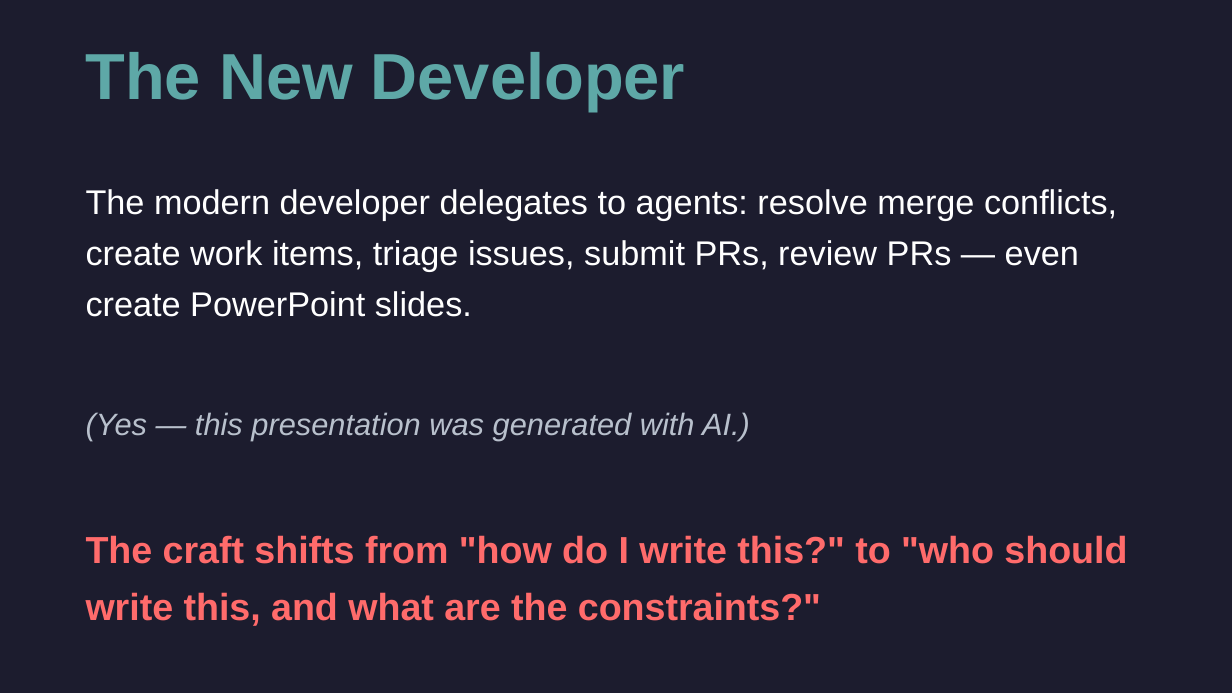
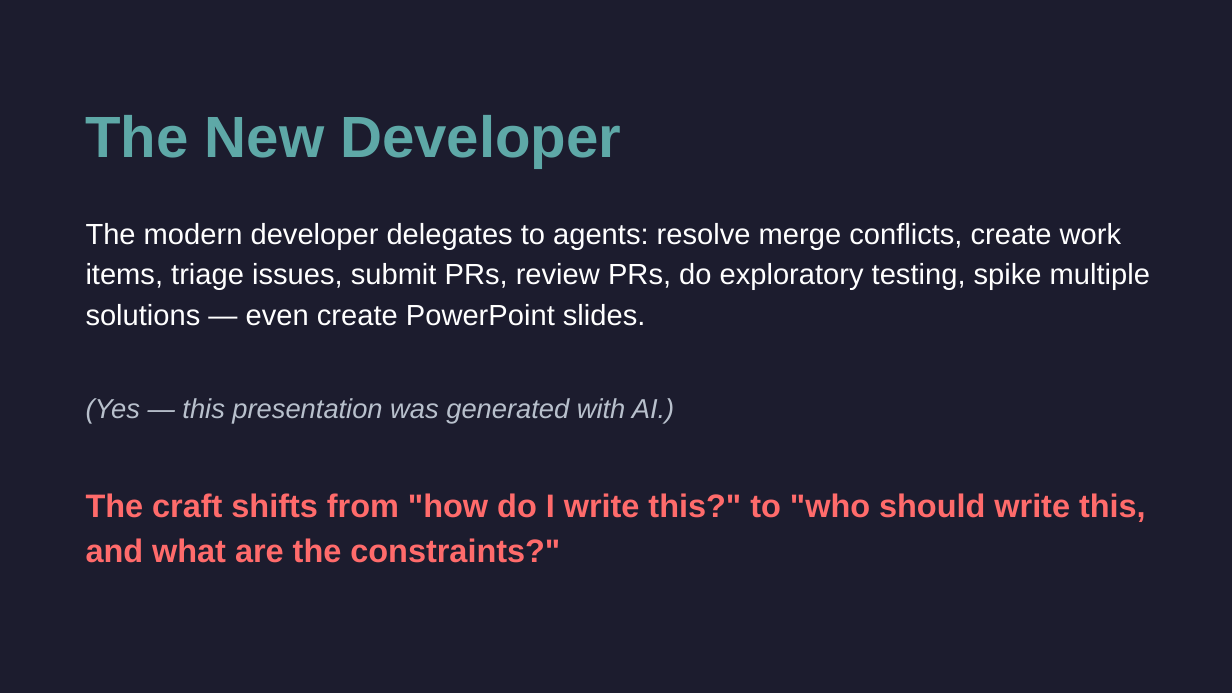
Before and after one commit to cirvine-MSFT/editless, a slide deck: slide 6 of docs/presentations/marks-journey-short.pptx. Drawn at 1232x693 pixels with LibreOffice and Linux fonts; fonts in the diff are those of the drawing. Boxes give left, top, right and bottom in pixels: in the first picture for what was removed or moved away, otherwise in the second. Text is boxed around its words. In the diff, an @@ line names an element or a change of style, - is before the commit and + after.

```diff
--- a/docs/presentations/marks-journey-short.pptx
+++ b/docs/presentations/marks-journey-short.pptx
@@ text "The New Developer": place and size @@
-text "The New Developer" at (86, 52, 685, 111)
+text "The New Developer" at (86, 115, 621, 168)
@@ text "The New Developer" at (86, 115, 621, 168): size 38 to 34 pt; less space between paragraphs @@
@@ text at (86, 223, 1150, 326): text changed; size 20 to 17 pt @@
-The modern developer delegates to agents: resolve merge conflicts, create work items, triage issues, submit PRs, review PRs — even create PowerPoint slides.
+The modern developer delegates to agents: resolve merge conflicts, create work items, triage issues, submit PRs, review PRs, do exploratory testing, spike multiple solutions — even create PowerPoint slides.
@@ text "(Yes — this presentation was ...": place and size @@
-text "(Yes — this presentation was ..." at (86, 412, 750, 440)
+text "(Yes — this presentation was ..." at (86, 398, 674, 423)
@@ text "(Yes — this presentation was ..." at (86, 398, 674, 423): size 18 to 16 pt; line spacing 28.8pt to 24pt; less space between paragraphs @@
@@ text "The craft shifts from "how ...": place and size @@
-text "The craft shifts from "how ..." at (86, 535, 1127, 626)
+text "The craft shifts from "how ..." at (86, 493, 1146, 563)
@@ text "The craft shifts from "how ..." at (86, 493, 1146, 563): size 22 to 19 pt; line spacing 33pt to 26.6pt; less space between paragraphs @@
```
Also in this commit, not shown: 1 other slide changed, 1 slide added, 1 slide removed, 7 other files.
